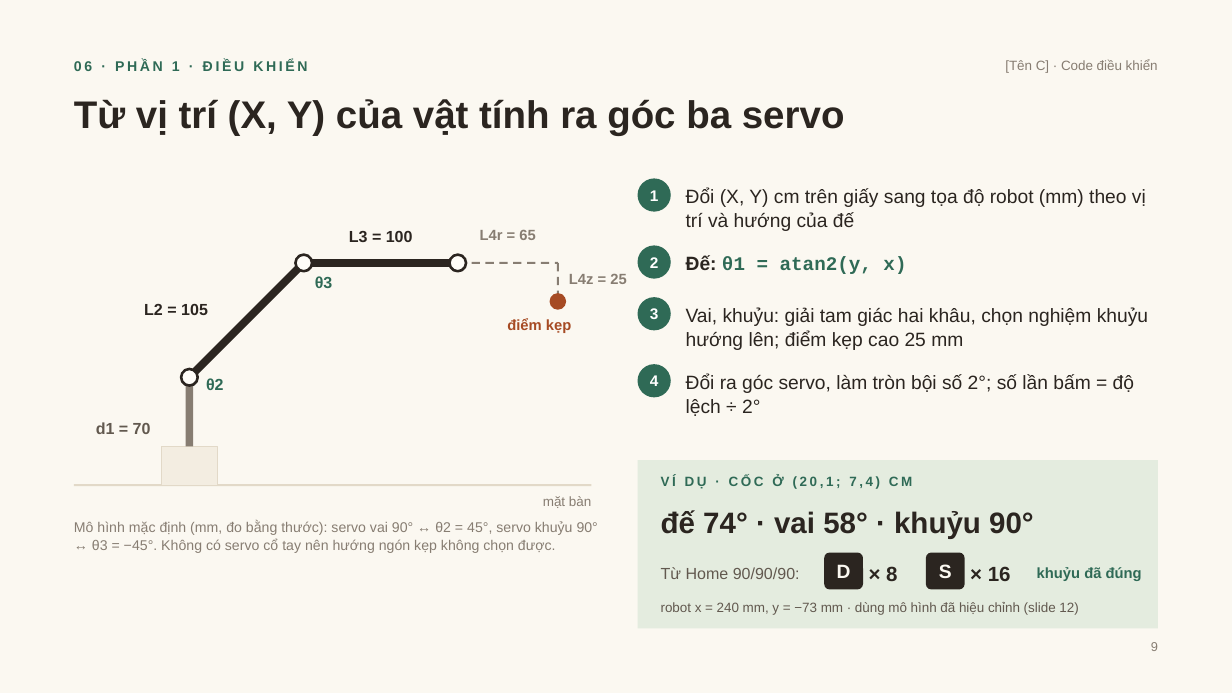
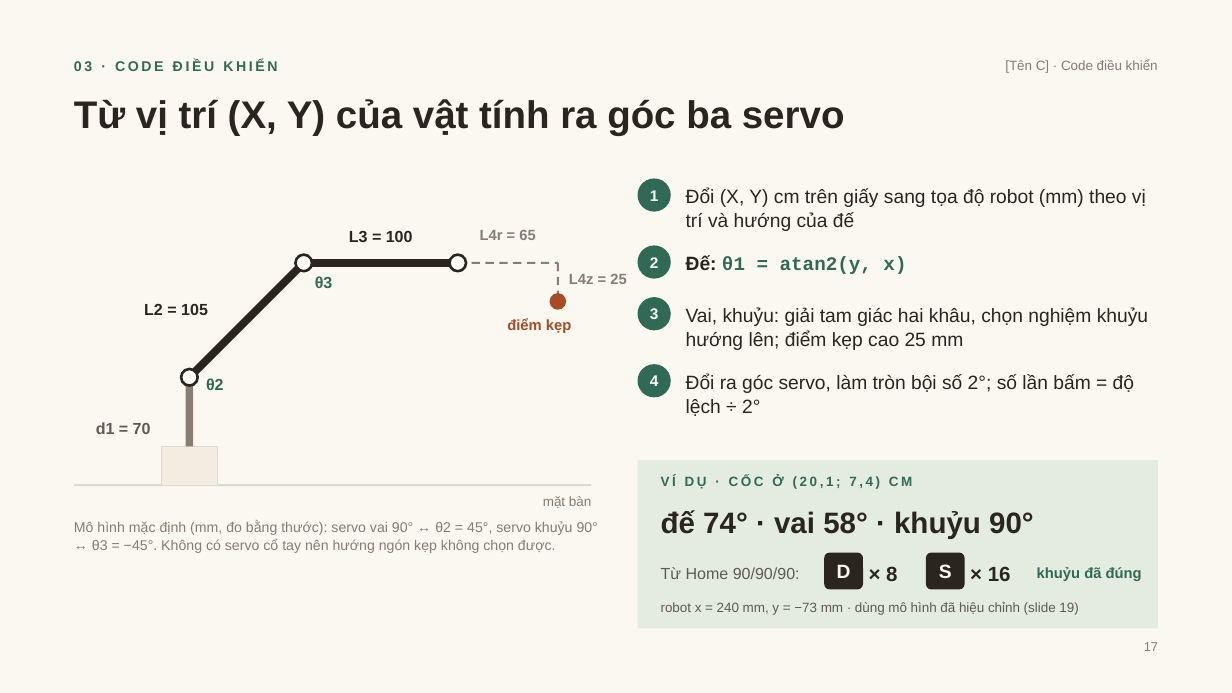
Before and after one commit to DuongNAD/Project_IoT, a slide deck: slide 17 of slides/Project_IoT_ThuyetTrinh.pptx (slide 9 before the commit). Drawn at 1232x693 pixels with LibreOffice and Linux fonts; fonts in the diff are those of the drawing. Boxes give left, top, right and bottom in pixels: in the first picture for what was removed or moved away, otherwise in the second. Text is boxed around its words. In the diff, an @@ line names an element or a change of style, - is before the commit and + after.

```diff
--- a/slides/Project_IoT_ThuyetTrinh.pptx
+++ b/slides/Project_IoT_ThuyetTrinh.pptx
@@ text at box(74, 59, 277, 71): text changed @@
-06 · PHẦN 1 · ĐIỀU KHIỂN
+03 · CODE ĐIỀU KHIỂN
@@ text at box(661, 602, 1078, 615): text changed @@
-robot x = 240 mm, y = −73 mm · dùng mô hình đã hiệu chỉnh (slide 12)
+robot x = 240 mm, y = −73 mm · dùng mô hình đã hiệu chỉnh (slide 19)
@@ text at box(1144, 642, 1158, 651): text changed @@
-9
+17
```
Also in this commit, not shown: 13 other slides changed, 10 slides added, 1 slide removed, 30 other files.
